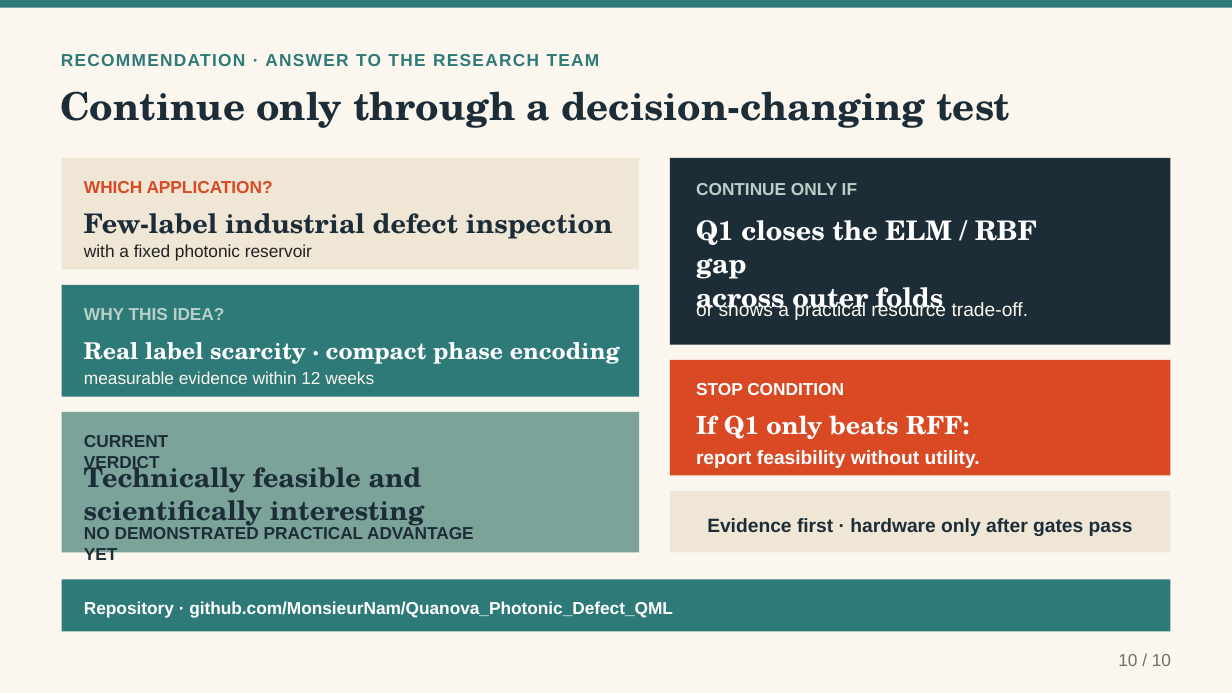
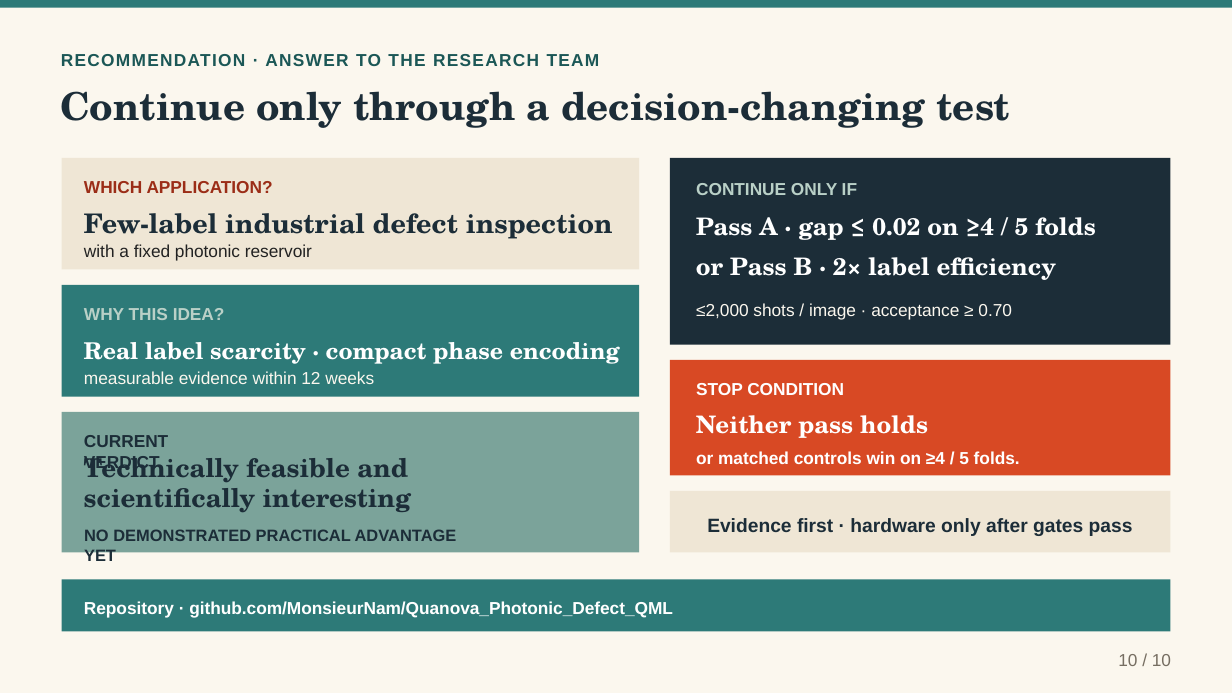
Before and after one commit to MonsieurNam/Quanova_Photonic_Defect_QML, a slide deck: slide 10 of deliverables/Quanova_Photonic_QML_Interview_Case_Study_20260911.pptx. Drawn at 1232x693 pixels with LibreOffice and Linux fonts; fonts in the diff are those of the drawing. Boxes give left, top, right and bottom in pixels: in the first picture for what was removed or moved away, otherwise in the second. Text is boxed around its words. In the diff, an @@ line names an element or a change of style, - is before the commit and + after.

```diff
--- a/deliverables/Quanova_Photonic_QML_Interview_Case_Study_20260911.pptx
+++ b/deliverables/Quanova_Photonic_QML_Interview_Case_Study_20260911.pptx
@@ text "RECOMMENDATION · ANSWER TO THE ..." at <box>61,54,600,66</box>: text colour #2D7A78 to #1B5756 @@
@@ text "WHICH APPLICATION?" at <box>84,181,273,193</box>: text colour #D84924 to #9B2D17 @@
@@ text "Technically feasible and scientifically interesting" at <box>84,456,411,512</box>: size 21 to 20.2 pt; line spacing 25.5pt to 23.2pt @@
@@ group removed at <box>696,220,1037,468</box>: 4 texts @@
-Q1 closes the ELM / RBF gap
-across outer folds
-or shows a practical resource trade-off.
-If Q1 only beats RFF:
-report feasibility without utility.
@@ group added at <box>696,217,1095,464</box>: 5 texts @@
+Pass A · gap ≤ 0.02 on ≥4 / 5 folds
+or Pass B · 2× label efficiency
+≤2,000 shots / image · acceptance ≥ 0.70
+Neither pass holds
+or matched controls win on ≥4 / 5 folds.
@@ text "NO DEMONSTRATED PRACTICAL ADVANTAGE YET" at <box>84,529,457,564</box>: size 13.5 to 12.8 pt @@
```
Also in this commit, not shown: 9 other slides changed, 40 other files.
